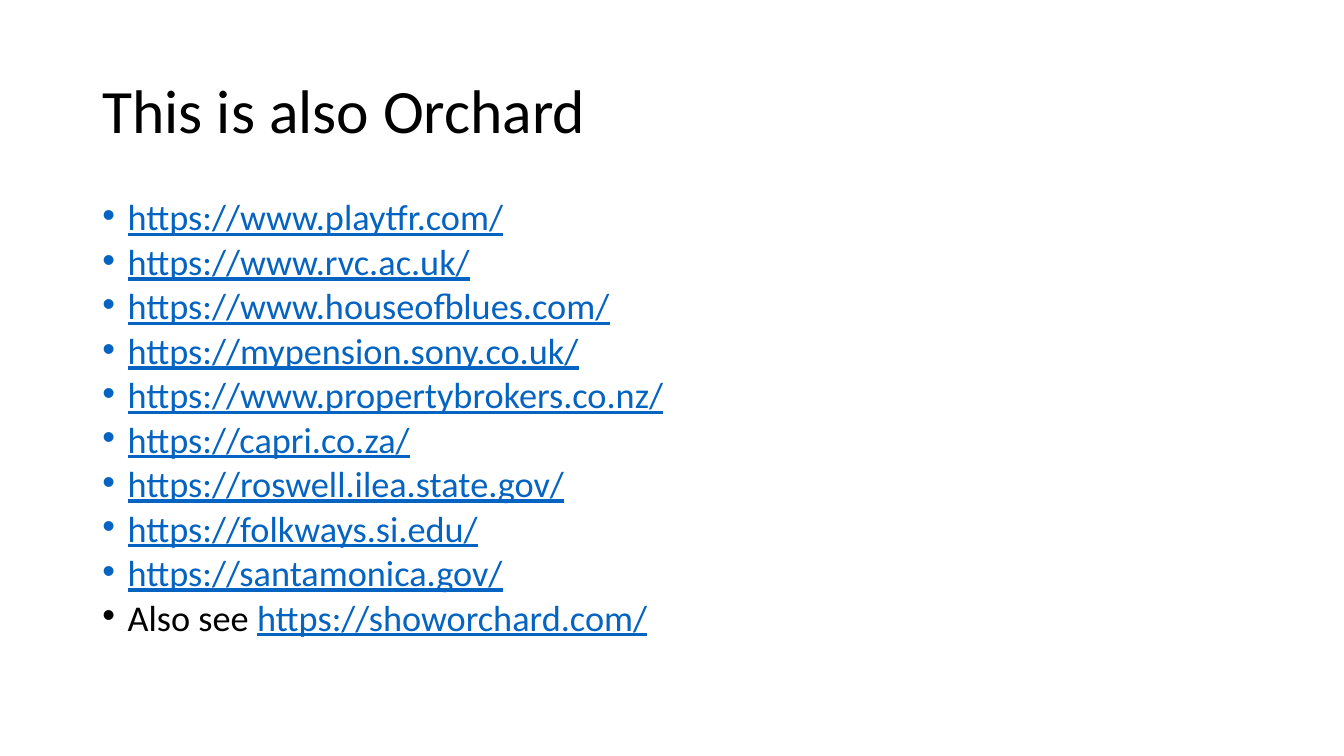
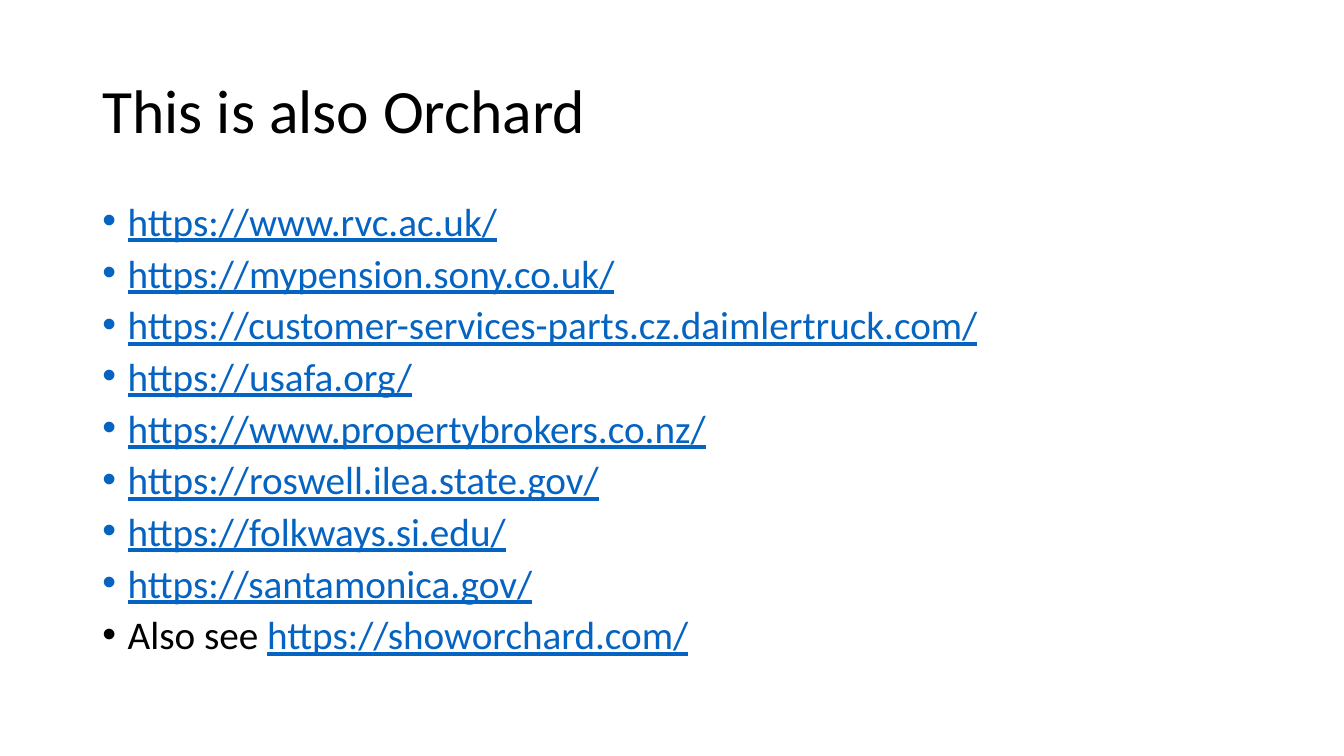
Before and after one commit to Lombiq/Orchard-Ambassadors-Toolbox, a slide deck: slide 10 of IntroductoryTalkTemplate/Showcasing Orchard Core CMS.pptx. Drawn at 1344x756 pixels with LibreOffice and Linux fonts; fonts in the diff are those of the drawing. Boxes give left, top, right and bottom in pixels: in the first picture for what was removed or moved away, otherwise in the second. Text is boxed around its words. In the diff, an @@ line names an element or a change of style, - is before the commit and + after.

```diff
--- a/IntroductoryTalkTemplate/Showcasing Orchard Core CMS.pptx
+++ b/IntroductoryTalkTemplate/Showcasing Orchard Core CMS.pptx
@@ text at (128,204,503,236): paragraph removed @@
-• https://www.playtfr.com/
@@ text at (128,208,706,656): size 25.9 to 28 pt in "https://www.rvc.ac.uk/", "https://mypension.sony.co.uk/", "https://www.propertybrokers.co.nz/", "https://roswell.ilea.state.gov/" and 3 more places; line spacing 0.7 to 0.8 @@
@@ text at (128,293,610,325): paragraph removed @@
-• https://www.houseofblues.com/
@@ text at (128,311,978,398): paragraphs added @@
+• https://customer-services-parts.cz.daimlertruck.com/
+• https://usafa.org/
@@ text at (128,427,410,459): paragraph removed @@
-• https://capri.co.za/
```
Also in this commit, not shown: 1 other slide changed.
